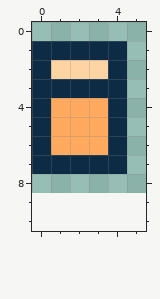
Pixel-art file, stored at Assets/Sprites/worker_loaded.aseprite. Above, as it was before the edit.
9x9 pixels, 1 frame. The old version is drawn lined up with the new one, on the new canvas.
After:
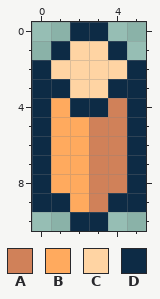
Palette (. is transparent): A #d08159  B #ffaa5e  C #ffd4a3  D #0d2b45
Edits made:
canvas 9x9 -> 6x11, the old top-left corner now at -2,0 (the part of the old canvas that was cut away was empty and is not shown)
The author put colour A in row 8 at x 3 to 4; in row 9 at x 3.
Colour B becomes colour A in rows 5 to 6 at x 3.
Colour D becomes colour A in rows 4 to 6 at x 4; in row 7 at x 3 to 4.
The author put colour B in row 8 at x 1 to 2; in row 9 at x 2.
Colour D becomes colour B in row 7 at x 1 to 2.
Colour D becomes colour C in row 1 at x 2 to 3; in row 2 at x 4; in row 3 at x 2 to 3.
The author put colour D in row 0 at x 2 to 3; in rows 2 to 7 at x 5; in row 8 at x 0 and 5; in row 9 at x 0 to 1 and 4 to 5; in row 10 at x 2 to 3.
Colour B becomes colour D in row 4 at x 2 to 3.
The author cleared colour D in row 1 at x 0.
Boxes around the changes in both pictures, in picture pixels (x1, y1, x2, y2):
changed: (32, 22, 146, 231)
